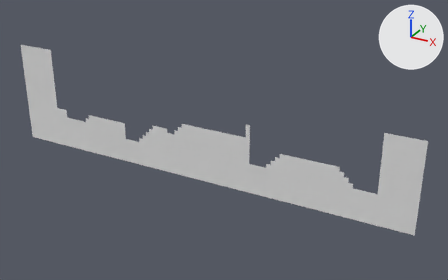
Renders of the OBJ model Assets/Tiled2Unity/Meshes/Level4-Present.obj from each side of a commit.
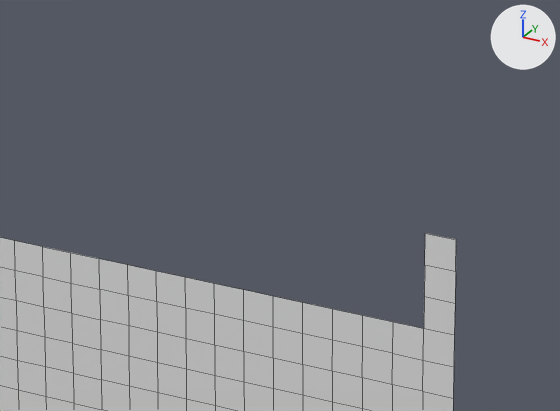
Each version appears first whole from a 50 mm lens placed at (1211.0, -7572.0, 2828.0), pointed at (-3046.0, 167.0, -1041.0), and next in a close-up on the part from 42% to 59% of the width and 33% to 53% of the height. The lights are fixed; the arrows at upper right show +X, +Y and +Z. The close-ups show mesh edges as thin lines. Where no turn or scale is listed for an object, it has been applied to the vertices.

The first close-up shows 'Level4-Present'.
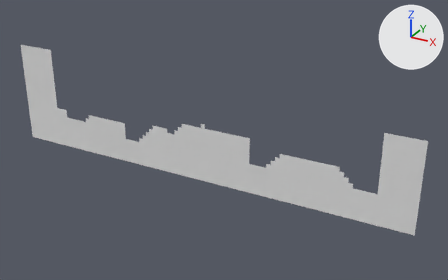
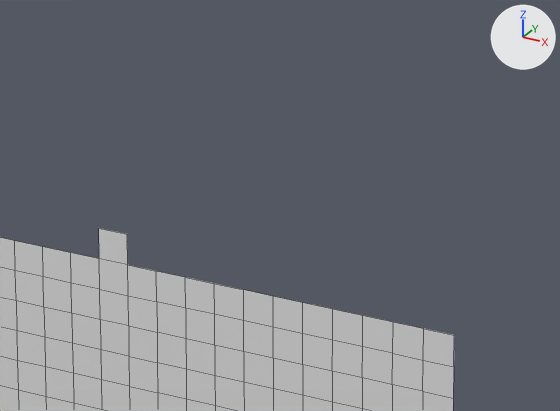
The change in detail:
me_level4_present has 1392 vertices, 1236 faces and spans x -7000.0..0.0, y 0.0, z -1750.0..0.0.
me_level4_present is used by ob_level4_present; location (0.0, 0.0, 0.0).
Verts and faces of me_level4_present; kept vertices keep their numbers, new ones are numbered from 1392.
Before the commit, vertices of me_level4_present: 1199 (-2520.0, 0.0, -700.0) at pixel (455, 271), 1200 (-2590.0, 0.0, -700.0) at pixel (424, 265), 1201 (-2590.0, 0.0, -630.0) at pixel (425, 233), 1202 (-2520.0, 0.0, -630.0) at pixel (456, 239), 1203 (-2520.0, 0.0, -770.0) at pixel (455, 303).
Before the commit, vertices of me_level4_present: 1204 (-2590.0, 0.0, -770.0) at pixel (424, 296), 1205 (-2520.0, 0.0, -840.0) at pixel (454, 335), 1206 (-2590.0, 0.0, -840.0) at pixel (423, 328), 1288 (-3290.0, 0.0, -840.0) at pixel (127, 264), 1290 (-3360.0, 0.0, -840.0) at pixel (99, 258).
Part 1, on me_level4_present:
Vertices deleted: 1199 to 1204 (with the faces that use them).
New vertex 1392 is at (-3360.0, 0.0, -770.0), pixel (98, 228).
New vertex 1393 is at (-3290.0, 0.0, -770.0), pixel (127, 234).
New faces: (1288, 1290, 1392, 1393).

Changed parts and their boxes [x1, y1, x2, y2] in the close-ups (560 x 411 px):
'Level4-Present', reshaped
    before: [0, 233, 456, 411]
    after: [0, 228, 454, 411]
part 1 of me_level4_present, cut back
    before: [424, 233, 456, 335]
    after: [99, 228, 128, 265]
